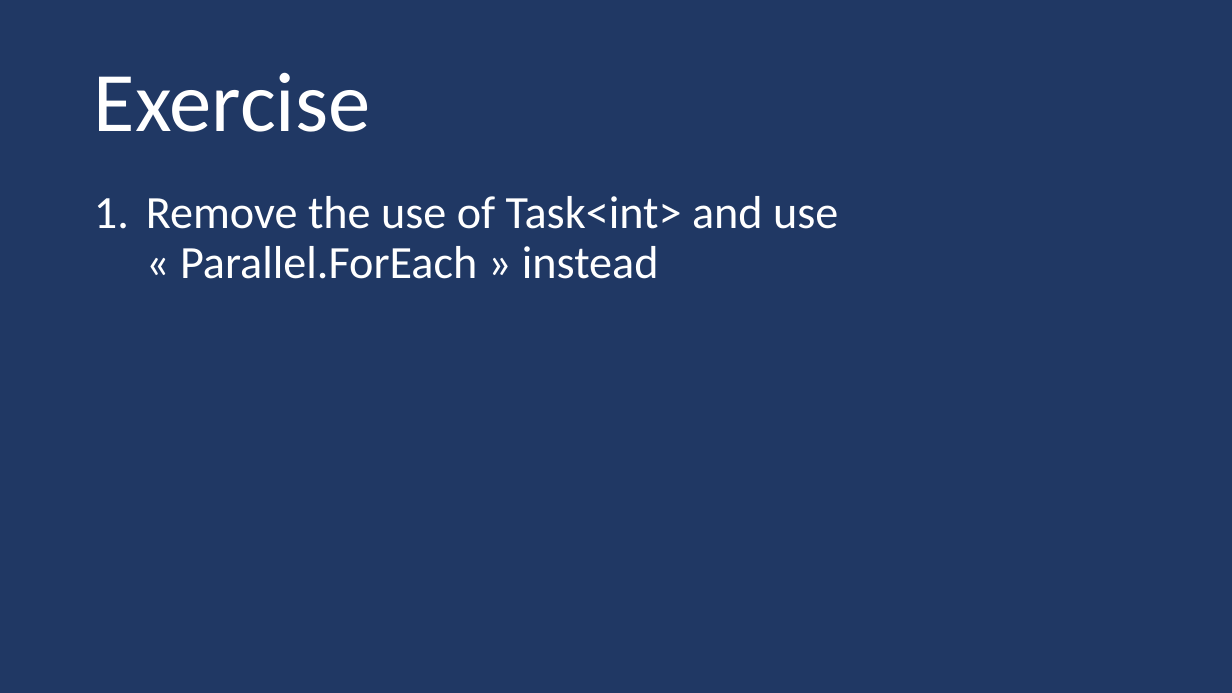
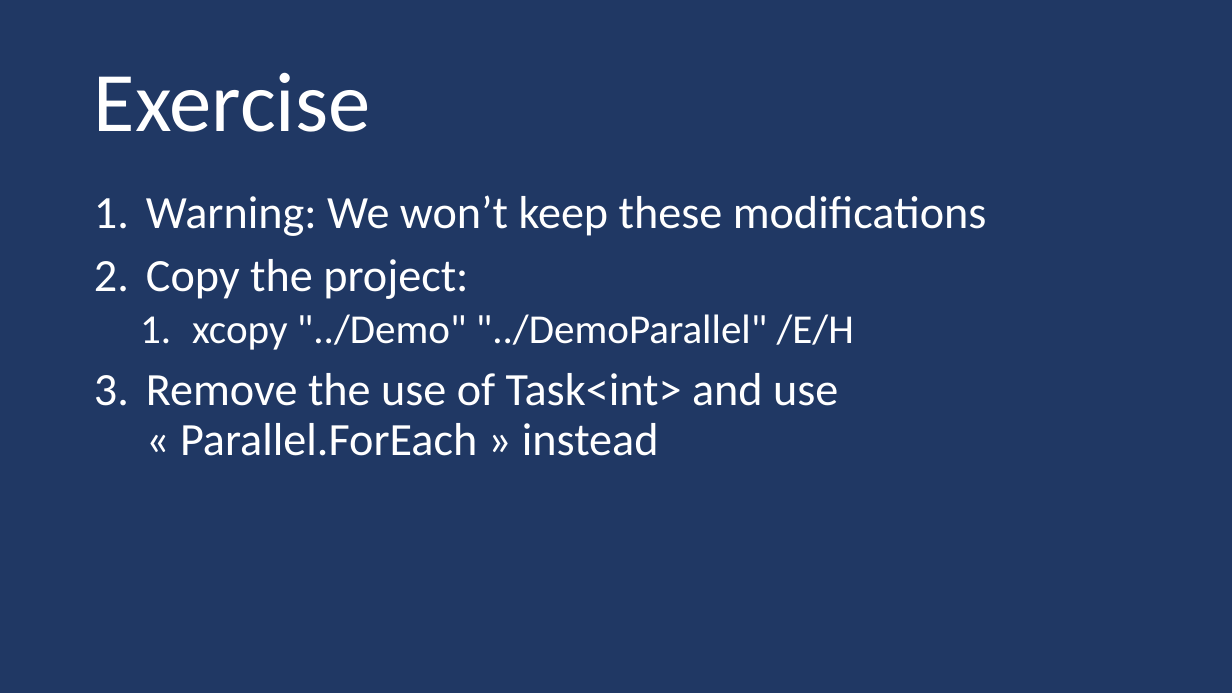
Before and after one commit to guillaume-chervet/course.dotnet, a slide deck: slide 84 of documentations/dotnet6.pptx (slide 83 before the commit). Drawn at 1232x693 pixels with LibreOffice and Linux fonts; fonts in the diff are those of the drawing. Boxes give left, top, right and bottom in pixels: in the first picture for what was removed or moved away, otherwise in the second. Text is boxed around its words. In the diff, an @@ line names an element or a change of style, - is before the commit and + after.

```diff
--- a/documentations/dotnet6.pptx
+++ b/documentations/dotnet6.pptx
@@ text at (x1=146, y1=195, x2=987, y2=350): paragraphs added @@
+1. Warning: We won’t keep these modifications
+2. Copy the project:
+  1. xcopy "../Demo" "../DemoParallel" /E/H
```
Also in this commit, not shown: 1 other slide changed, 1 slide added.
